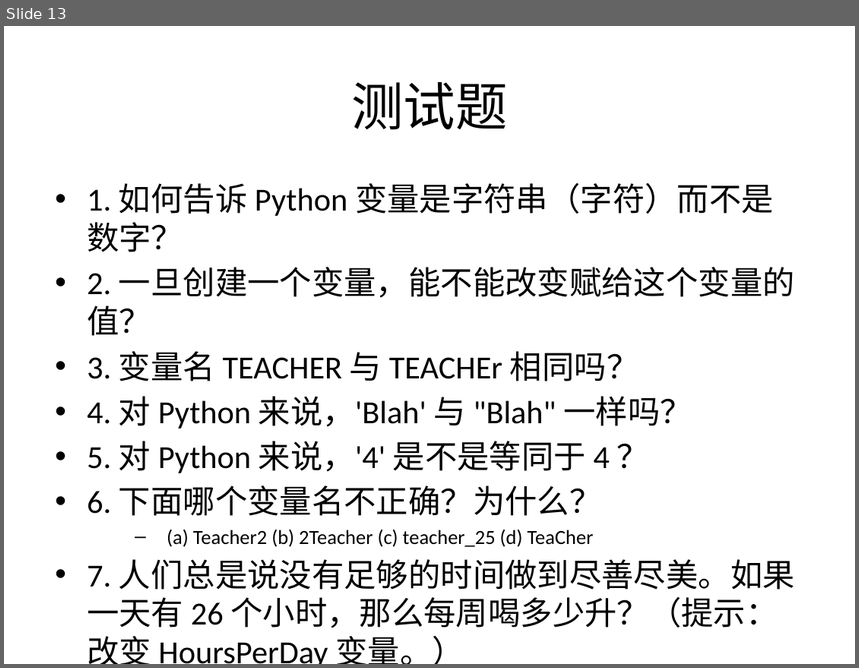
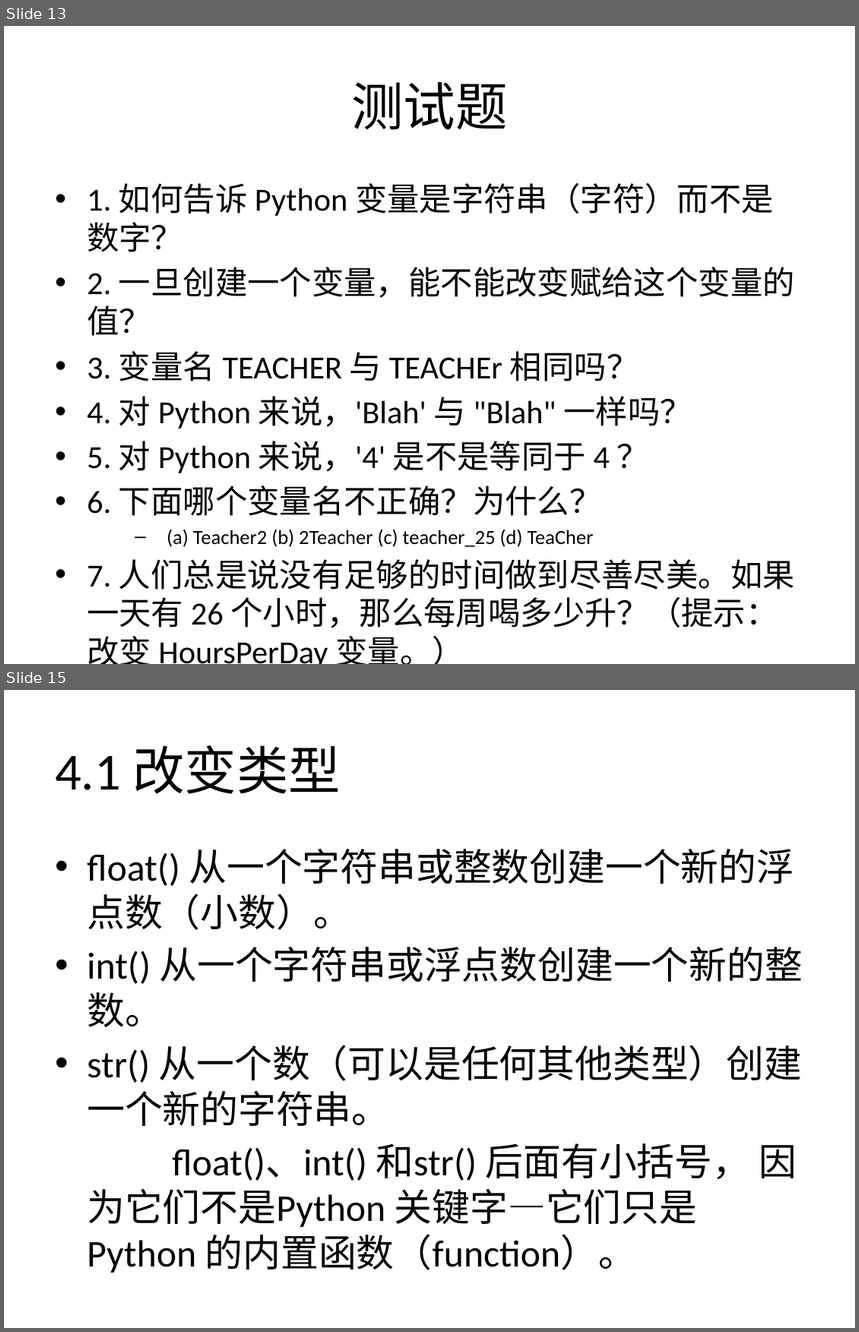
Before and after one commit to zhinan18/Python3, a slide deck: readme/Python3.pptx. Shown one above the other, each under a label of ours: slide 13 before the commit, slides 13 and 15 after it; the slides between them are not shown. The pictures are 859x668 and 859x1332 pixels, drawn with LibreOffice and Linux fonts; fonts in the diff are those of the drawing. Boxes give left, top, right and bottom in pixels: in the first picture for what was removed or moved away, otherwise in the second. Text is boxed around its words. In the diff, an @@ line names an element or a change of style, - is before the commit and + after.

```diff
--- a/readme/Python3.pptx
+++ b/readme/Python3.pptx
@@ slide 15 added at (4, 690, 855, 1328), background #FFFFFF @@
@@ title added at (55, 745, 341, 794), 44 pt, text #000000 @@
+4.1 改变类型
@@ text added at (87, 849, 804, 1273), 32 pt, text #000000 @@
+• float() 从一个字符串或整数创建一个新的浮点数（小数）。
+• int() 从一个字符串或浮点数创建一个新的整数。
+• str() 从一个数（可以是任何其他类型）创建一个新的字符串。
+float()、int() 和str() 后面有小括号， 因为它们不是Python 关键字—它们只是Python 的内置函数（function）。
```
Also in this commit, not shown: 16 other slides added, 4 other files.
